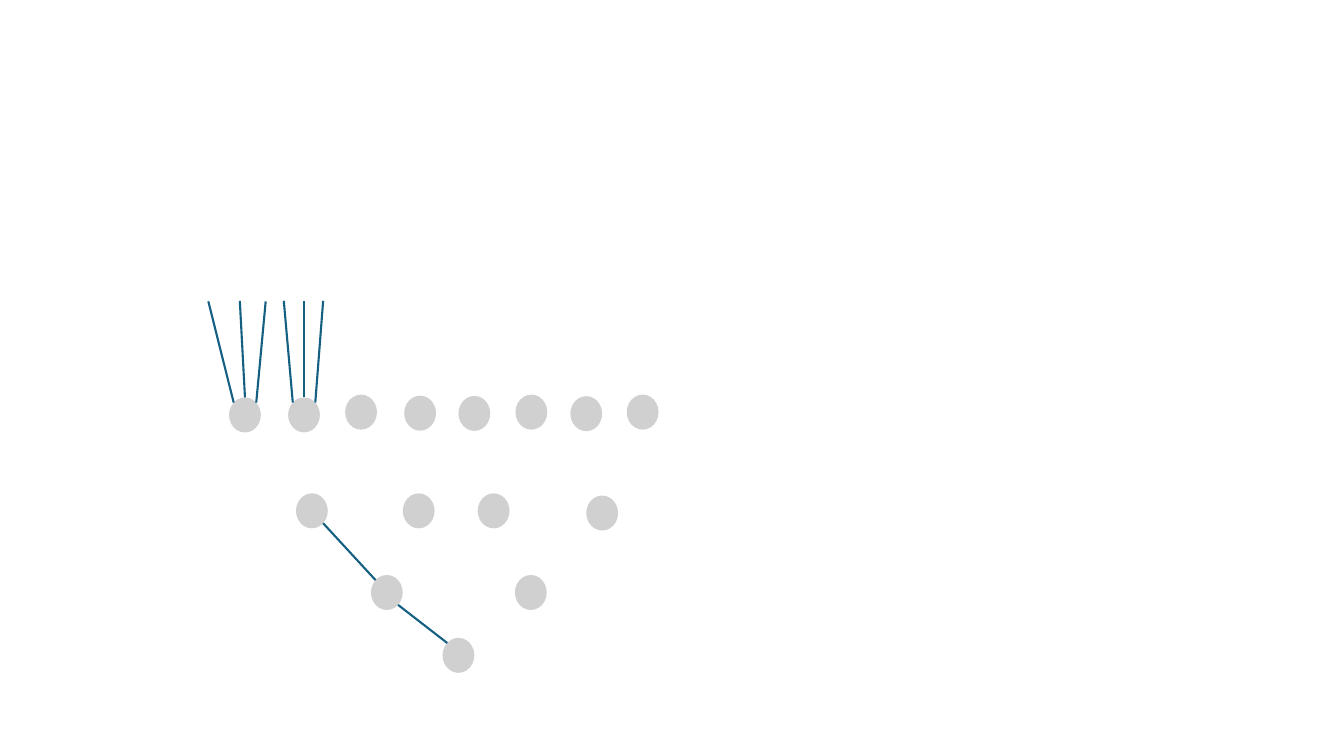
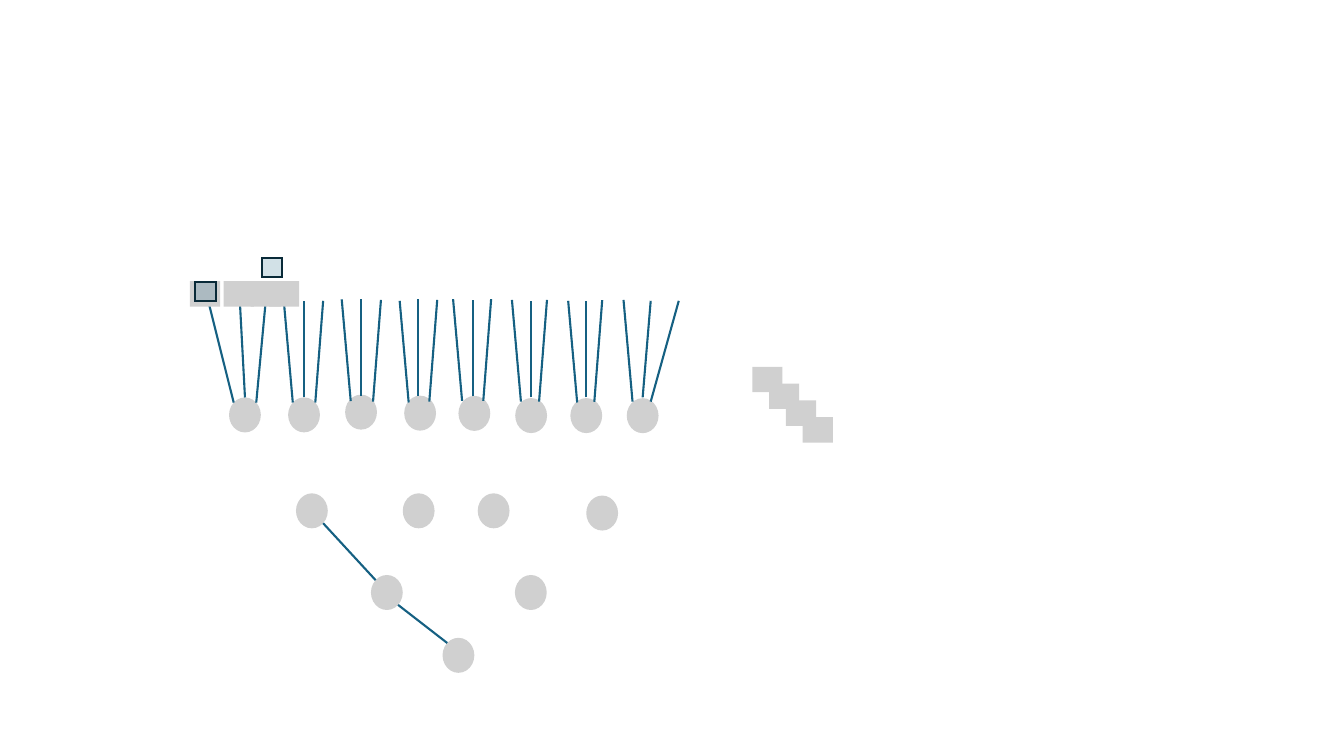
Before and after one commit to dimitarpg13/reinforcement_learning_and_game_theory, a slide deck: slide 1 of docs/Figures_for_the_Notes_on_Game_Theory.pptx. Drawn at 1344x756 pixels with LibreOffice and Linux fonts; fonts in the diff are those of the drawing; grey boxes stand for pictures. Boxes give left, top, right and bottom in pixels: in the first picture for what was removed or moved away, otherwise in the second. Text is boxed around its words. In the diff, an @@ line names an element or a change of style, - is before the commit and + after.

Commit message:
update docx, pptx

```diff
--- a/docs/Figures_for_the_Notes_on_Game_Theory.pptx
+++ b/docs/Figures_for_the_Notes_on_Game_Theory.pptx
@@ rectangle added at (x1=262, y1=258, x2=283, y2=277), fill #156082 at 19% opacity, outline #092A39 1.5 pt @@
@@ picture added at (x1=190, y1=281, x2=220, y2=307) @@
@@ rectangle added at (x1=196, y1=282, x2=217, y2=301), fill #156082 at 19% opacity, outline #092A39 1.5 pt @@
@@ picture added at (x1=224, y1=281, x2=254, y2=307) @@
@@ picture added at (x1=251, y1=281, x2=281, y2=307) @@
@@ picture added at (x1=269, y1=281, x2=299, y2=307) @@
@@ line added from (351, 401) to (342, 299), #156082 1.5 pt @@
@@ line added from (361, 396) to (361, 299), #156082 1.5 pt @@
@@ line added from (417, 396) to (417, 299), #156082 1.5 pt @@
@@ line added from (462, 401) to (454, 299), #156082 1.5 pt @@
@@ line added from (483, 401) to (491, 299), #156082 1.5 pt @@
@@ line added from (373, 401) to (381, 300), #156082 1.5 pt @@
@@ line added from (408, 402) to (400, 300), #156082 1.5 pt @@
@@ line added from (430, 401) to (438, 300), #156082 1.5 pt @@
@@ line added from (473, 396) to (473, 300), #156082 1.5 pt @@
@@ line added from (521, 401) to (512, 300), #156082 1.5 pt @@
@@ line added from (531, 397) to (531, 300), #156082 1.5 pt @@
@@ line added from (539, 401) to (547, 300), #156082 1.5 pt @@
@@ line added from (578, 402) to (569, 300), #156082 1.5 pt @@
@@ line added from (587, 397) to (587, 300), #156082 1.5 pt @@
@@ line added from (595, 402) to (602, 300), #156082 1.5 pt @@
@@ line added from (633, 401) to (624, 300), #156082 1.5 pt @@
@@ line added from (643, 397) to (651, 300), #156082 1.5 pt @@
@@ line added from (651, 401) to (679, 300), #156082 1.5 pt @@
@@ picture added at (x1=752, y1=367, x2=782, y2=392) @@
@@ picture added at (x1=769, y1=384, x2=800, y2=409) @@
@@ picture added at (x1=786, y1=400, x2=817, y2=425) @@
@@ picture added at (x1=803, y1=417, x2=833, y2=443) @@
```
Also in this commit, not shown: 1 other file.
